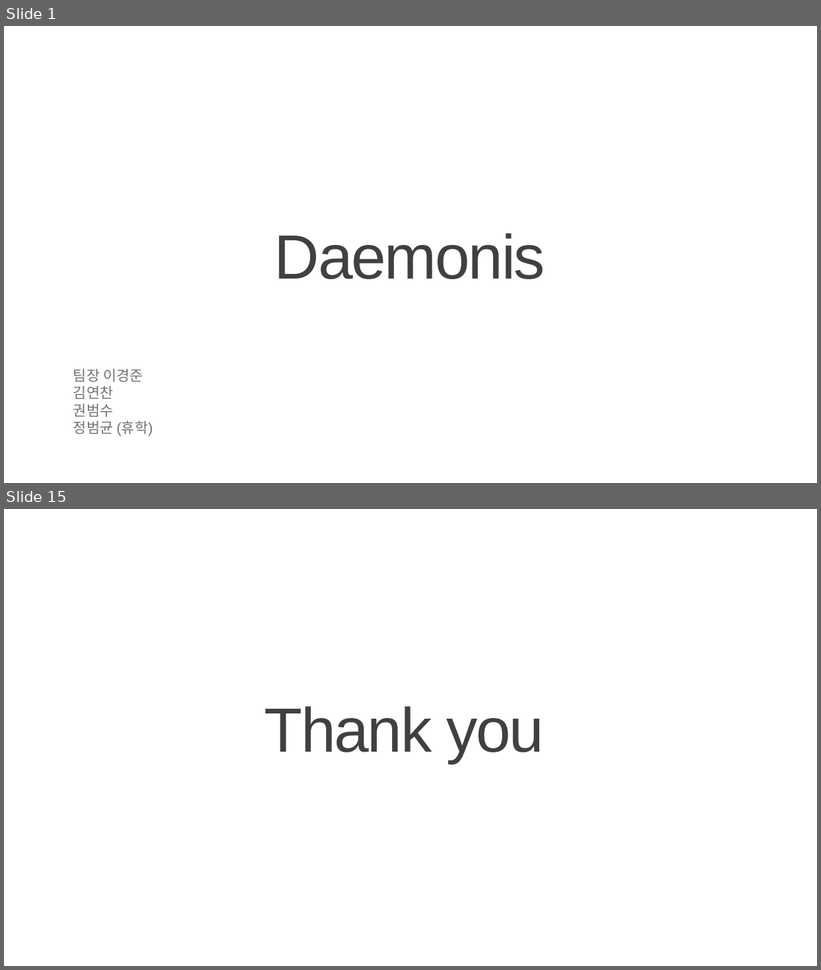
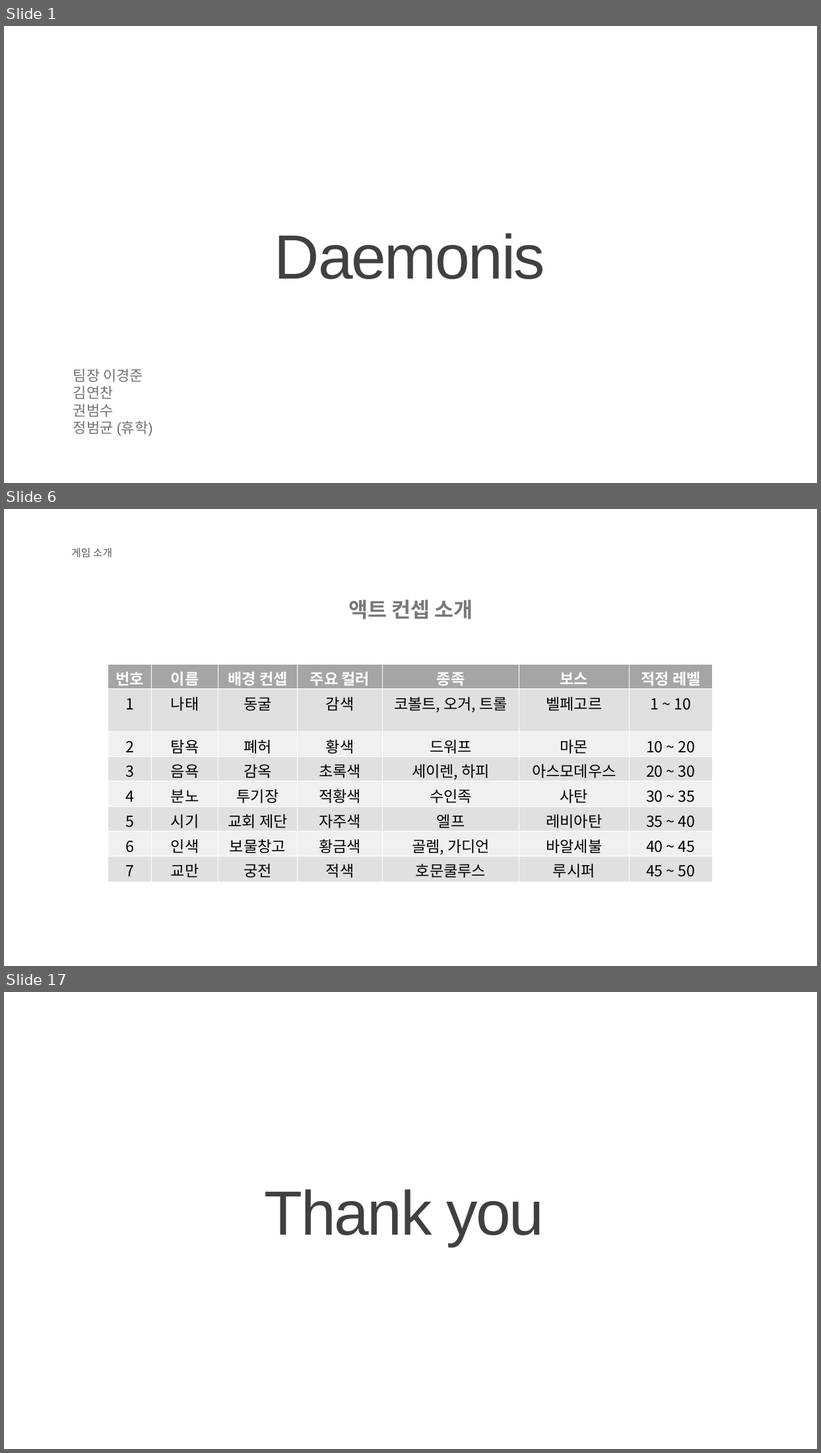
Before and after one commit to KJGoody/Daemonis, a slide deck: Deamonis(데모니스) 기획서/Daemonis PPT.pptx. Shown one above the other, each under a label of ours: slides 1 and 15 before the commit, slides 1, 6 and 17 after it; the slides between them are not shown. The pictures are 821x970 and 821x1453 pixels, drawn with LibreOffice and Linux fonts; fonts in the diff are those of the drawing; background and template pictures are left out. Boxes give left, top, right and bottom in pixels: in the first picture for what was removed or moved away, otherwise in the second. Text is boxed around its words. In the diff, an @@ line names an element or a change of style, - is before the commit and + after.

```diff
--- a/Deamonis(데모니스) 기획서/Daemonis PPT.pptx
+++ b/Deamonis(데모니스) 기획서/Daemonis PPT.pptx
@@ slide 6 added at (4,509,817,966), background picture (left out) @@
@@ text added at (71,548,112,557), 12.3 pt, text #595959 @@
+게임 소개
@@ text added at (349,599,473,619), 24.6 pt, text #777878, bold @@
+액트 컨셉 소개
@@ table added at (108,665,713,881), 8 rows, 7 columns @@
+번호 | 이름 | 배경 컨셉 | 주요 컬러 | 종족 | 보스 | 적정 레벨
+1 | 나태 | 동굴 | 감색 | 코볼트, 오거, 트롤 | 벨페고르 | 1 ~ 10
+2 | 탐욕 | 폐허 | 황색 | 드워프 | 마몬 | 10 ~ 20
+3 | 음욕 | 감옥 | 초록색 | 세이렌, 하피 | 아스모데우스 | 20 ~ 30
+4 | 분노 | 투기장 | 적황색 | 수인족 | 사탄 | 30 ~ 35
+5 | 시기 | 교회 제단 | 자주색 | 엘프 | 레비아탄 | 35 ~ 40
+6 | 인색 | 보물창고 | 황금색 | 골렘, 가디언 | 바알세불 | 40 ~ 45
+7 | 교만 | 궁전 | 적색 | 호문쿨루스 | 루시퍼 | 45 ~ 50
@@ what was slide 15 is now slide 17 @@
```
Also in this commit, not shown: 2 slides changed, 12 other slides added, 11 slides removed, 1 other file.
